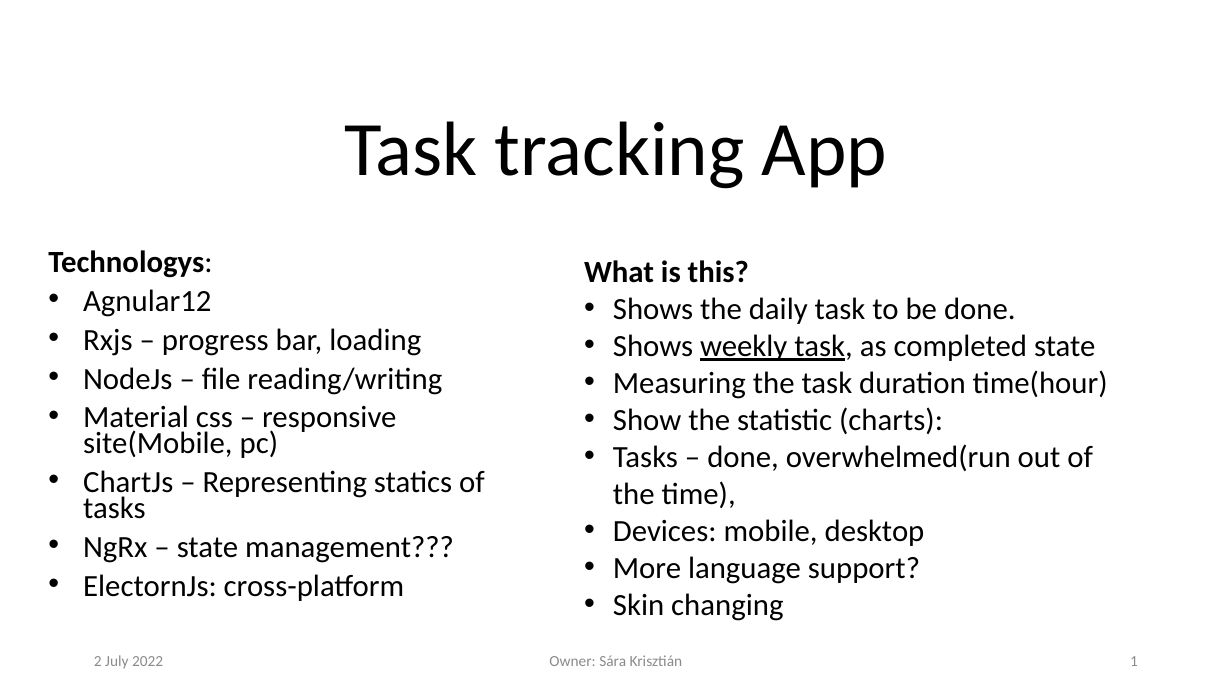
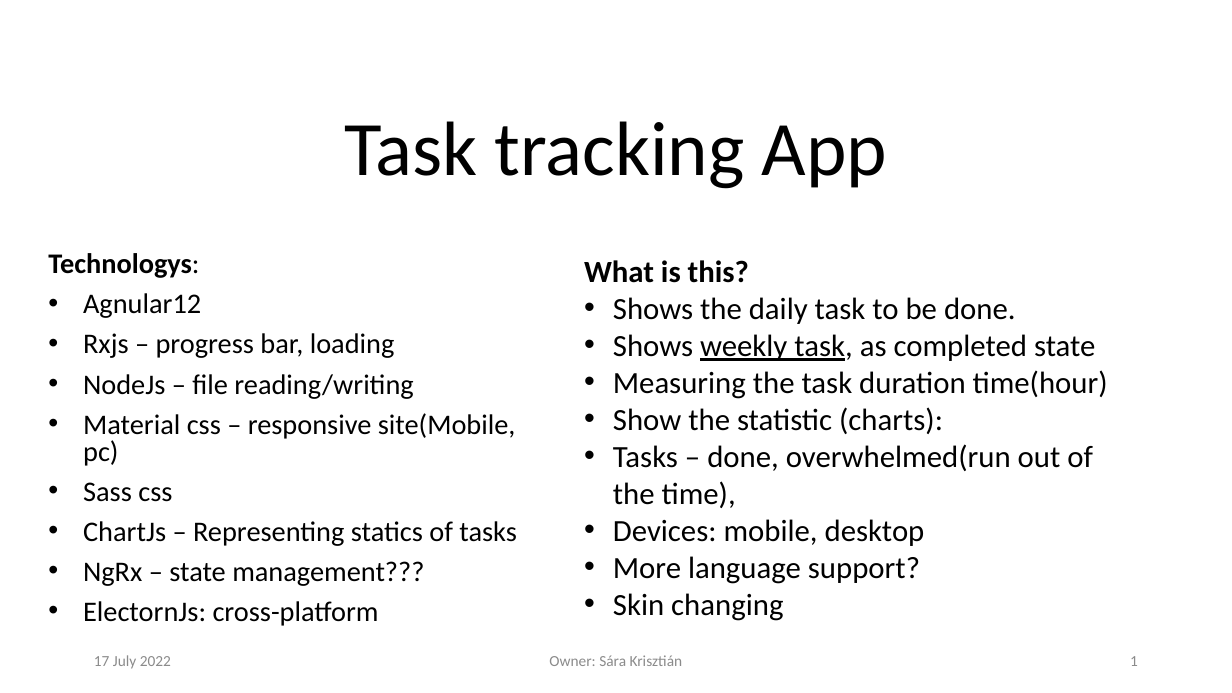
Before and after one commit to krisztian14testgit/ng-task-monitor, a slide deck: slide 1 of plan/TaskTracingApp.pptx. Drawn at 1232x693 pixels with LibreOffice and Linux fonts; fonts in the diff are those of the drawing; background and template pictures are left out. Boxes give left, top, right and bottom in pixels: in the first picture for what was removed or moved away, otherwise in the second. Text is boxed around its words. In the diff, an @@ line names an element or a change of style, - is before the commit and + after.

Commit message:
changing theme plan saved, done

```diff
--- a/plan/TaskTracingApp.pptx
+++ b/plan/TaskTracingApp.pptx
@@ subtitle at (x1=48, y1=253, x2=517, y2=626): size 24.1 to 22.1 pt; line spacing 0.7 to 0.8 @@
@@ subtitle at (x1=83, y1=482, x2=172, y2=502): paragraph added @@
+• Sass css
@@ text at (x1=94, y1=655, x2=171, y2=669): text changed @@
-2 July 2022
+17 July 2022
```
Also in this commit, not shown: 8 other slides changed.
